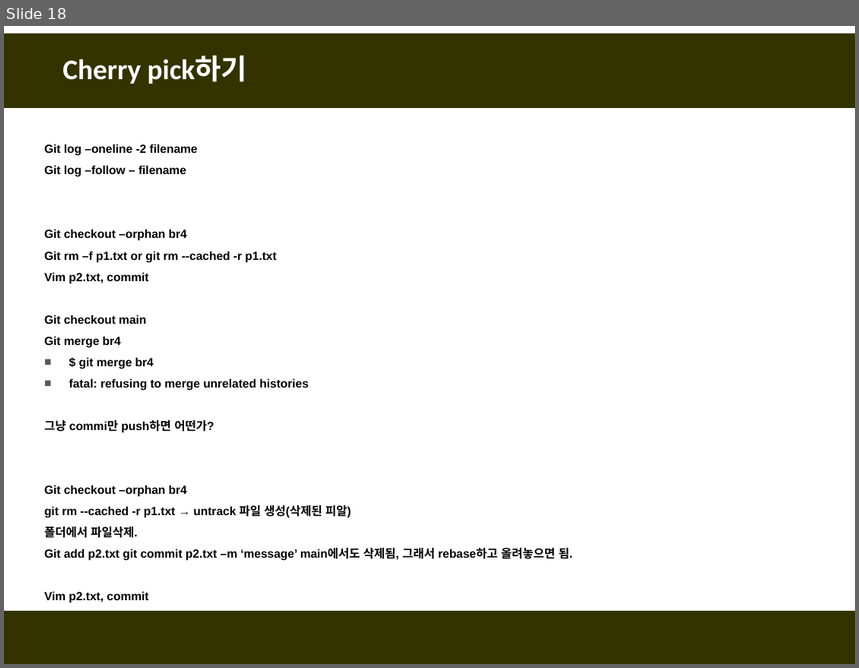
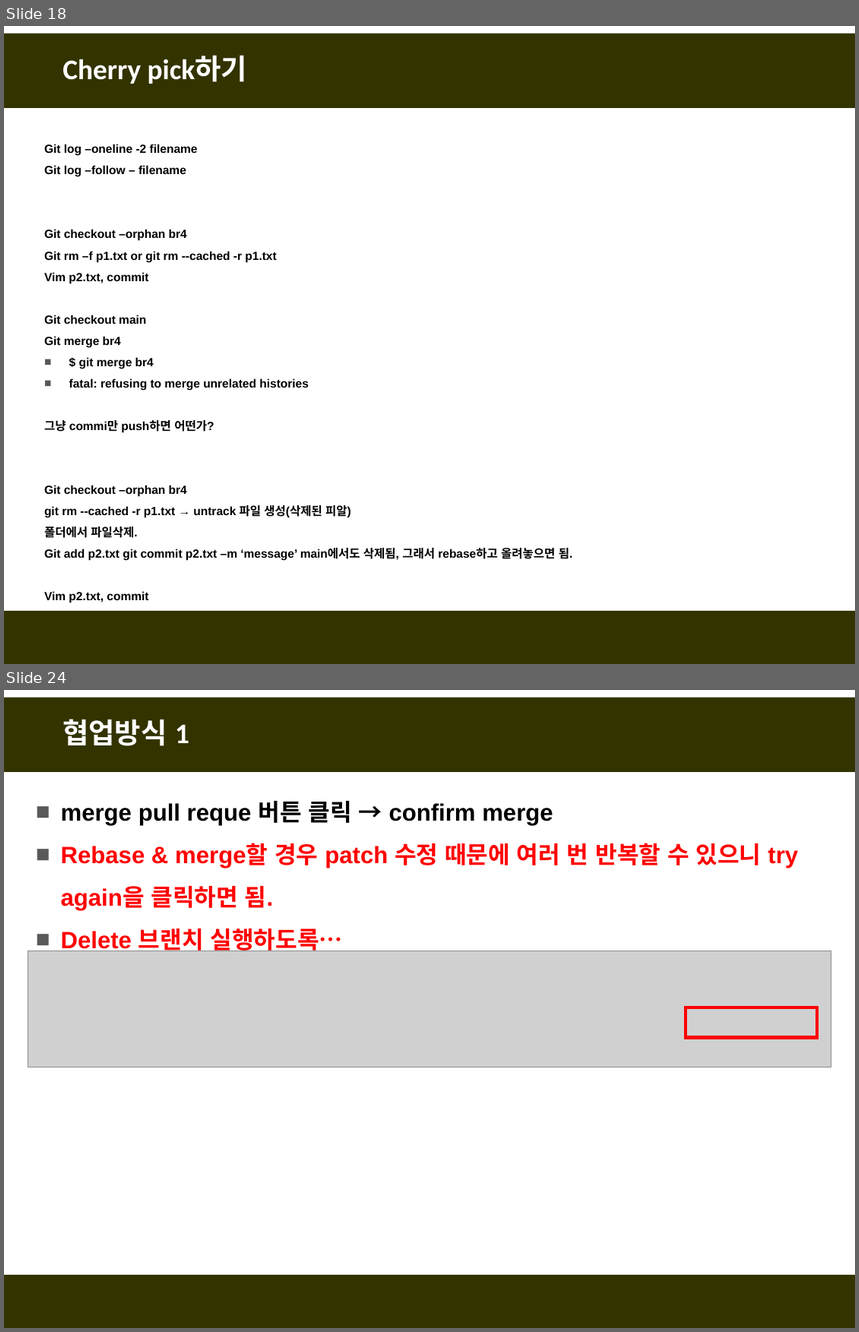
Before and after one commit to fasthill/github-lecture, a slide deck: git및github첫걸음6-정리중.pptx. Shown one above the other, each under a label of ours: slide 18 before the commit, slides 18 and 24 after it; the slides between them are not shown. The pictures are 859x668 and 859x1332 pixels, drawn with LibreOffice and Linux fonts; fonts in the diff are those of the drawing; grey boxes stand for pictures. Boxes give left, top, right and bottom in pixels: in the first picture for what was removed or moved away, otherwise in the second. Text is boxed around its words. In the diff, an @@ line names an element or a change of style, - is before the commit and + after.

```diff
--- a/git및github첫걸음6-정리중.pptx
+++ b/git및github첫걸음6-정리중.pptx
@@ slide 24 added at [4,690,855,1328], background #FFFFFF; not listed: 2 template elements that a slide beside it also shows @@
@@ title added at [63,719,189,746], 24 pt, text #FFFFFF, bold @@
+협업방식 1
@@ text added at [61,801,798,954], 20 pt, text #FF0000, bold @@
+■ merge pull reque 버튼 클릭 → confirm merge
+■ Rebase & merge할 경우 patch 수정 때문에 여러 번 반복할 수 있으니 try again을 클릭하면 됨.
+■ Delete 브랜치 실행하도록…
@@ picture added at [28,951,832,1067] @@
@@ rectangle added at [686,1008,818,1037], outline #FF0000 3 pt @@
```
Also in this commit, not shown: 15 other slides added.
